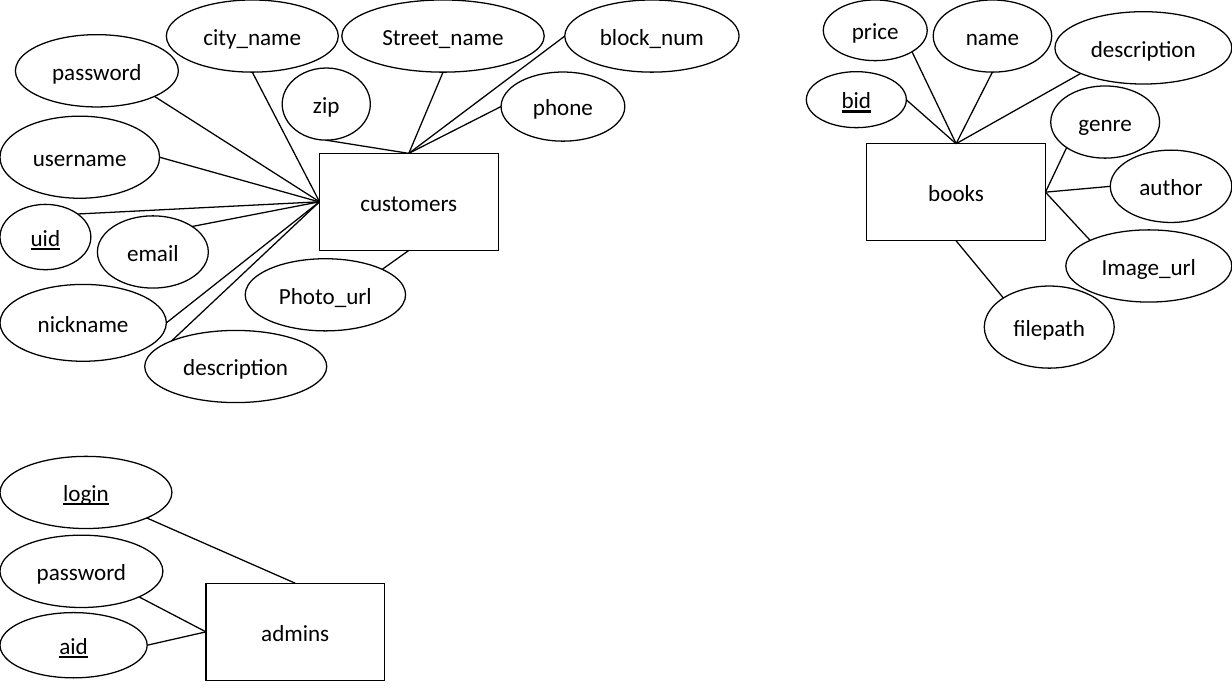
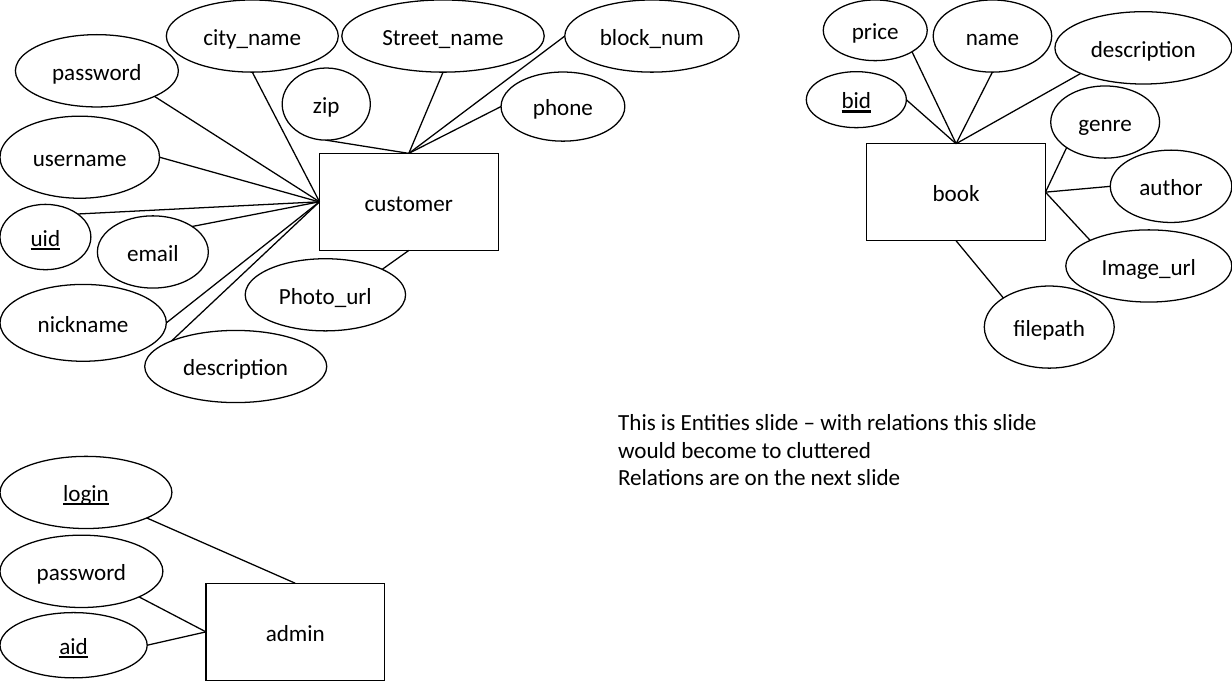
Before and after one commit to TegraMorgan/UnknownWorldsLibrary, a slide deck: slide 1 of Documentation/ERDdiagram.ppt. Drawn at 1232x693 pixels with LibreOffice and Linux fonts; fonts in the diff are those of the drawing. Boxes give left, top, right and bottom in pixels: in the first picture for what was removed or moved away, otherwise in the second. Text is boxed around its words. In the diff, an @@ line names an element or a change of style, - is before the commit and + after.

```diff
--- a/Documentation/ERDdiagram.ppt
+++ b/Documentation/ERDdiagram.ppt
@@ text in rectangle at [365, 196, 453, 211]: text changed @@
-customers
+customer
@@ text in rectangle at [933, 185, 980, 201]: text changed @@
-books
+book
@@ text added at [618, 414, 1036, 485], 18 pt, text #000000 @@
+This is Entities slide – with relations this slide would become to cluttered
+Relations are on the next slide
@@ text in rectangle at [266, 625, 325, 641]: text changed @@
-admins
+admin
```
Also in this commit, not shown: 1 other slide changed.
